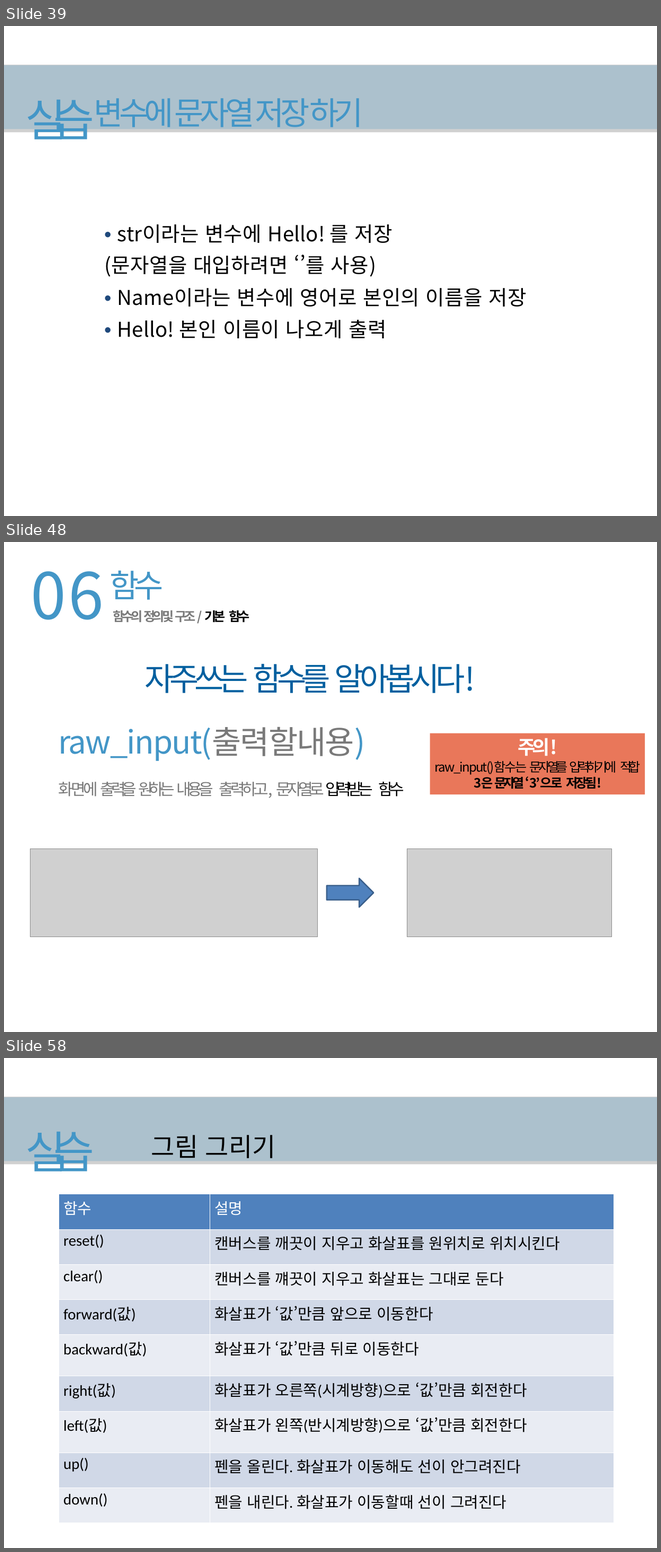
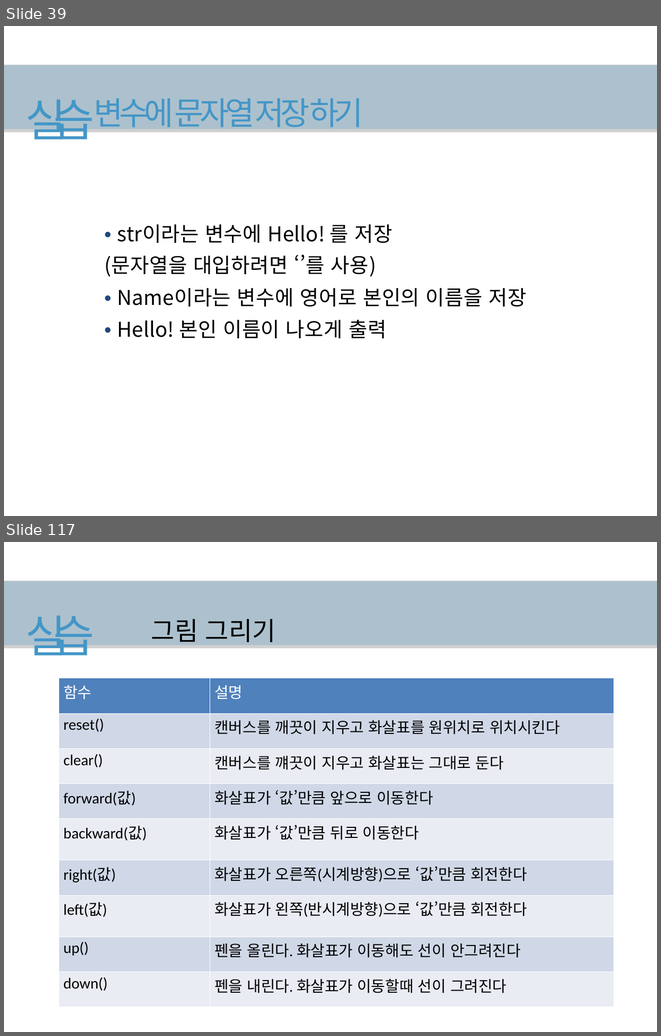
Before and after one commit to hanyang-software-volunteerer/2017-09-software-volunteerer, a slide deck: ppt-for-edit/2017소프트웨어봉사단_0404 (1).pptx. Shown one above the other, each under a label of ours: slides 39, 48 and 58 before the commit, slides 39 and 117 after it; the slides between them are not shown. The pictures are 661x1552 and 661x1036 pixels, drawn with LibreOffice and Linux fonts; fonts in the diff are those of the drawing; grey boxes stand for pictures. Boxes give left, top, right and bottom in pixels: in the first picture for what was removed or moved away, otherwise in the second. Text is boxed around its words. In the diff, an @@ line names an element or a change of style, - is before the commit and + after.

```diff
--- a/ppt-for-edit/2017소프트웨어봉사단_0404 (1).pptx
+++ b/ppt-for-edit/2017소프트웨어봉사단_0404 (1).pptx
@@ slide 48 removed at [4, 542, 657, 1032], background #FFFFFF @@
@@ text removed at [30, 571, 104, 620] @@
-06
@@ text removed at [110, 571, 249, 622] @@
-함수
-함수의 정의 및 구조 / 기본 함수
@@ text removed at [58, 663, 476, 798] @@
-자주쓰는 함수를 알아봅시다!
-raw_input(출력할내용)
-화면에 출력을 원하는 내용을 출력하고, 문자열로 입력받는 함수
@@ rectangle removed at [430, 733, 645, 794] @@
-주의!
-raw_input()함수는 문자열를 입력하기에 적합
-3은 문자열 ‘3’으로 저장됨!
@@ picture removed at [30, 849, 318, 937] @@
@@ picture removed at [407, 849, 611, 936] @@
@@ right arrow removed at [327, 878, 373, 907] @@
@@ what was slide 58 is now slide 117 @@
```
Also in this commit, not shown: 50 slides changed, 2 slides added, 4 other slides removed, 2 other files.
